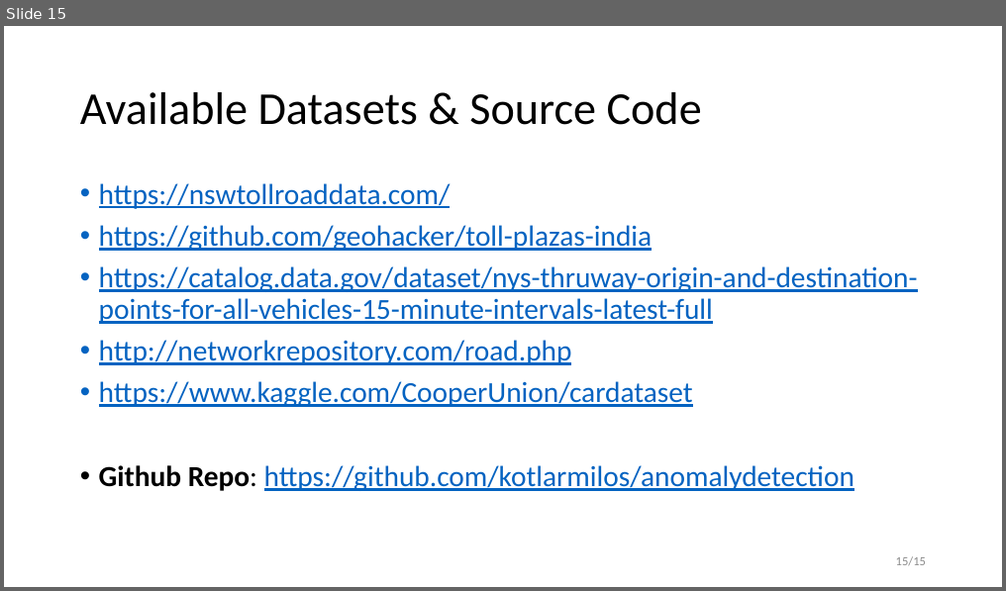
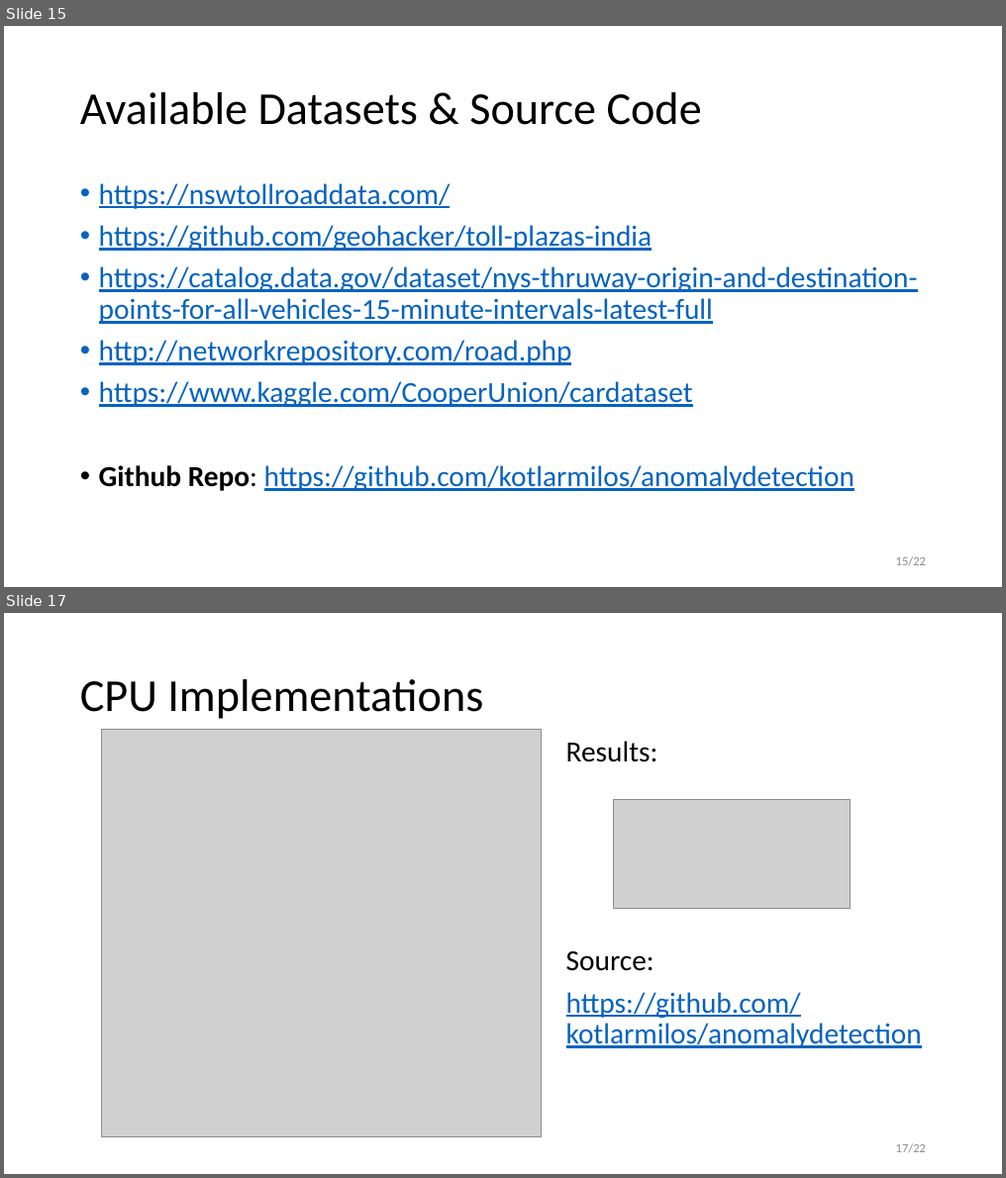
Before and after one commit to tyqh03/anomalydetection, a slide deck: doc/Real-Time Anomaly Detection System for Highway Traffic.pptx. Shown one above the other, each under a label of ours: slide 15 before the commit, slides 15 and 17 after it; the slides between them are not shown. The pictures are 1006x591 and 1006x1178 pixels, drawn with LibreOffice and Linux fonts; fonts in the diff are those of the drawing; grey boxes stand for pictures. Boxes give left, top, right and bottom in pixels: in the first picture for what was removed or moved away, otherwise in the second. Text is boxed around its words. In the diff, an @@ line names an element or a change of style, - is before the commit and + after.

```diff
--- a/doc/Real-Time Anomaly Detection System for Highway Traffic.pptx
+++ b/doc/Real-Time Anomaly Detection System for Highway Traffic.pptx
@@ slide 17 added at <box>4,613,1002,1174</box>, background #FFFFFF @@
@@ title added at <box>80,679,483,719</box>, 44 pt, text #000000 @@
+CPU Implementations
@@ picture added at <box>102,729,542,1138</box> @@
@@ text added at <box>566,741,922,1049</box>, 28 pt, text #0563C1, underline @@
+Results:
+Source:
+https://github.com/kotlarmilos/anomalydetection
@@ picture added at <box>614,799,849,908</box> @@
@@ page number added at <box>896,1144,926,1154</box>, 12 pt, text #8C8C8C @@
+17/22
@@ page number at <box>896,557,926,567</box>: text changed @@
-15/15
+15/22
```
Also in this commit, not shown: 6 other slides added.
